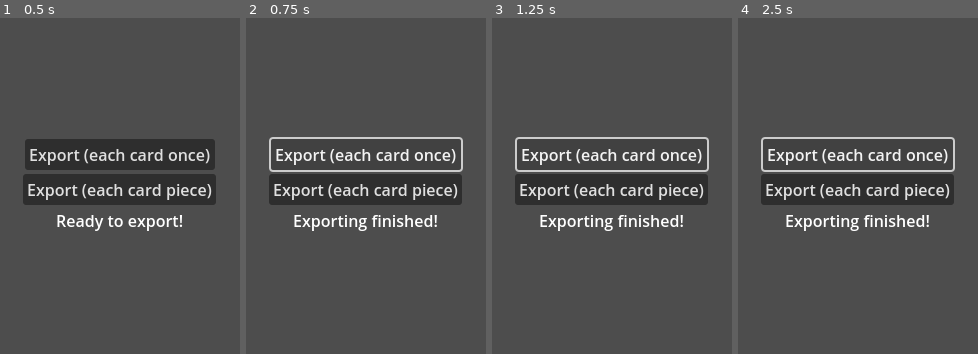
Above: before the commit, frames 1-4 (left to right).
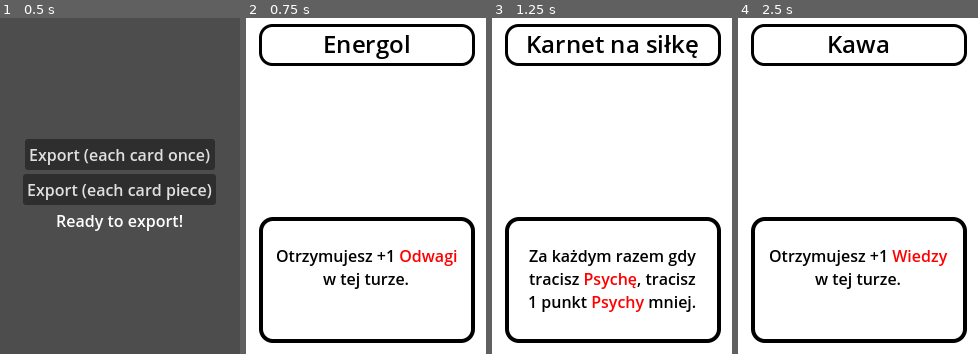
Above: after the commit, the same moments.

Repository: Kris0211/card_gen
Game: Godot game, scene res://Main.tscn
Two runs of this game, one before a commit and one after it. Both use one fixed random seed, a clock stepped at 60 frames per second and the inputs below.
Inputs:
- Up to frame 1 (0.5 s): no input
- Up to frame 2 (0.75 s): click "Export (each card once)" at 0.5 s
- Up to frame 3 (1.25 s): no input
- Up to frame 4 (2.5 s): click "Export (each card piece)" at 1.25 s; click "Export (each card once)" at 2 s

Frame 1 is identical in both runs. In frame 2, 99% of the frame differs, in the area x 0-100%, y 0-100%; in frame 3, 99%; in frame 4, 99%.

Commit message:
cards

Diff:
--- a/Main.gd
+++ b/Main.gd
@@ -2,9 +2,11 @@
 
 var card_paths: Array
 
+@onready var label = $VBC/Label
+
 func _ready():
 	card_paths = CUM.list_files_in_directory("res://cards/")
-	$VBC/Label.text = "Ready to export!"
+	label.text = "Ready to export!"
 
 
 func _on_export_all_button_pressed():
@@ -24,16 +26,16 @@
 
 func _batch_export(include_amount: bool):
 	for card_path in card_paths:
-		$VBC/Label.text = "Exporting: res://cards/" + card_path
+		label.text = "Exporting: res://cards/" + card_path
 		var card_scene := load("res://cards/" + card_path)
 		var card_instance: Node = card_scene.instantiate()
 		add_child(card_instance)
 		if include_amount:
 			for piece in range(card_instance.amount):
 				ToImage.save_to("res://exported/" + card_path.left(-5) + str(piece) + ".png")
-				await get_tree().create_timer(0.01).timeout
+				await get_tree().create_timer(get_process_delta_time() * 10).timeout
 		else:
 			ToImage.save_to("res://exported/" + card_path.left(-5) + ".png")
-			await get_tree().create_timer(0.01).timeout
+			await get_tree().create_timer(get_process_delta_time() * 10).timeout
 		remove_child(card_instance)
-	$VBC/Label.text = "Exporting finished!"
+	label.text = "Exporting finished!"
--- /dev/null
+++ b/cards/Energol.tscn
@@ -0,0 +1,17 @@
+[gd_scene load_steps=2 format=3 uid="uid://c4loj7on84fbb"]
+
+[ext_resource type="PackedScene" uid="uid://b2nm0fw4a8i4t" path="res://logic/BasicCard.tscn" id="1_7bbjx"]
+
+[node name="BasicCard" instance=ExtResource("1_7bbjx")]
+card_name = "Energol"
+card_text = "Otrzymujesz +1 [color=#FF0000]Odwagi[/color]
+w tej turze."
+amount = 15
+
+[node name="Name" parent="." index="1"]
+text = "[center]Energol[/center]"
+
+[node name="CardText" parent="." index="2"]
+text = "
+[center]Otrzymujesz +1 [color=#FF0000]Odwagi[/color]
+w tej turze.[/center]"
--- /dev/null
+++ b/cards/KarnetNaSilke.tscn
@@ -0,0 +1,17 @@
+[gd_scene load_steps=2 format=3 uid="uid://bauii7uu2erc7"]
+
+[ext_resource type="PackedScene" uid="uid://b2nm0fw4a8i4t" path="res://logic/BasicCard.tscn" id="1_1tka1"]
+
+[node name="BasicCard" instance=ExtResource("1_1tka1")]
+card_name = "Karnet na siłkę"
+card_text = "Za każdym razem gdy tracisz [color=#FF0000]Psychę[/color], tracisz
+1 punkt [color=#FF0000]Psychy[/color] mniej."
+amount = 4
+
+[node name="Name" parent="." index="1"]
+text = "[center]Karnet na siłkę[/center]"
+
+[node name="CardText" parent="." index="2"]
+text = "
+[center]Za każdym razem gdy tracisz [color=#FF0000]Psychę[/color], tracisz
+1 punkt [color=#FF0000]Psychy[/color] mniej.[/center]"
--- /dev/null
+++ b/cards/Kawa.tscn
@@ -0,0 +1,17 @@
+[gd_scene load_steps=2 format=3 uid="uid://d1n81yrvgdef8"]
+
+[ext_resource type="PackedScene" uid="uid://b2nm0fw4a8i4t" path="res://logic/BasicCard.tscn" id="1_4ie0c"]
+
+[node name="BasicCard" instance=ExtResource("1_4ie0c")]
+card_name = "Kawa"
+card_text = "Otrzymujesz +1 [color=#FF0000]Wiedzy[/color]
+w tej turze."
+amount = 15
+
+[node name="Name" parent="." index="1"]
+text = "[center]Kawa[/center]"
+
+[node name="CardText" parent="." index="2"]
+text = "
+[center]Otrzymujesz +1 [color=#FF0000]Wiedzy[/color]
+w tej turze.[/center]"
--- /dev/null
+++ b/cards/Kebab.tscn
@@ -0,0 +1,17 @@
+[gd_scene load_steps=2 format=3 uid="uid://cjykkgu7xog6f"]
+
+[ext_resource type="PackedScene" uid="uid://b2nm0fw4a8i4t" path="res://logic/BasicCard.tscn" id="1_tl55i"]
+
+[node name="BasicCard" instance=ExtResource("1_tl55i")]
+card_name = "Kebab"
+card_text = "[color=#FF0000]???[/color]
+"
+amount = 0
+
+[node name="Name" parent="." index="1"]
+text = "[center]Kebab[/center]"
+
+[node name="CardText" parent="." index="2"]
+text = "
+[center][color=#FF0000]???[/color]
+[/center]"
--- /dev/null
+++ b/cards/NotatkiZWykladu.tscn
@@ -0,0 +1,15 @@
+[gd_scene load_steps=2 format=3 uid="uid://tvqn314415v7"]
+
+[ext_resource type="PackedScene" uid="uid://b2nm0fw4a8i4t" path="res://logic/BasicCard.tscn" id="1_yfvvk"]
+
+[node name="BasicCard" instance=ExtResource("1_yfvvk")]
+card_name = "Notatki z wykładu"
+card_text = "Zamień jedną ze swoich kostek na [color=#FF0000]Wiedzę[/color]."
+center_text = null
+amount = 8
+
+[node name="Name" parent="." index="1"]
+text = "[center]Notatki z wykładu[/center]"
+
+[node name="CardText" parent="." index="2"]
+text = "[center]Zamień jedną ze swoich kostek na [color=#FF0000]Wiedzę[/color].[/center]"
--- /dev/null
+++ b/cards/Orenzada.tscn
@@ -0,0 +1,17 @@
+[gd_scene load_steps=2 format=3 uid="uid://kewllcvt57ml"]
+
+[ext_resource type="PackedScene" uid="uid://b2nm0fw4a8i4t" path="res://logic/BasicCard.tscn" id="1_thhc6"]
+
+[node name="BasicCard" instance=ExtResource("1_thhc6")]
+card_name = "Orenżada"
+card_text = "Otrzymujesz +1 [color=#FF0000]Sprytu[/color]
+w tej turze."
+amount = 15
+
+[node name="Name" parent="." index="1"]
+text = "[center]Orenżada[/center]"
+
+[node name="CardText" parent="." index="2"]
+text = "
+[center]Otrzymujesz +1 [color=#FF0000]Sprytu[/color]
+w tej turze.[/center]"
--- /dev/null
+++ b/cards/Pizza.tscn
@@ -0,0 +1,15 @@
+[gd_scene load_steps=2 format=3 uid="uid://bwar2j37ho0q1"]
+
+[ext_resource type="PackedScene" uid="uid://b2nm0fw4a8i4t" path="res://logic/BasicCard.tscn" id="1_oe7ls"]
+
+[node name="BasicCard" instance=ExtResource("1_oe7ls")]
+card_name = "Pizza"
+card_text = "Odnawia 3 [color=#FF0000]Psychy[/color] wszystkim studentom."
+amount = 12
+
+[node name="Name" parent="." index="1"]
+text = "[center]Pizza[/center]"
+
+[node name="CardText" parent="." index="2"]
+text = "
+[center]Odnawia 3 [color=#FF0000]Psychy[/color] wszystkim studentom.[/center]"
--- /dev/null
+++ b/cards/PrzeciekiZKolosa.tscn
@@ -0,0 +1,15 @@
+[gd_scene load_steps=2 format=3 uid="uid://wxwewtrkt0n0"]
+
+[ext_resource type="PackedScene" uid="uid://b2nm0fw4a8i4t" path="res://logic/BasicCard.tscn" id="1_dkemh"]
+
+[node name="BasicCard" instance=ExtResource("1_dkemh")]
+card_name = "Przecieki z kolosa"
+card_text = "Zamień jedną ze swoich kostek na [color=#FF0000]Spryt[/color]."
+amount = 8
+
+[node name="Name" parent="." index="1"]
+text = "[center]Przecieki z kolosa[/center]"
+
+[node name="CardText" parent="." index="2"]
+text = "
+[center]Zamień jedną ze swoich kostek na [color=#FF0000]Spryt[/color].[/center]"
--- /dev/null
+++ b/cards/SzablonEgzaminu.tscn
@@ -0,0 +1,15 @@
+[gd_scene load_steps=2 format=3 uid="uid://8emqjmh4vyop"]
+
+[ext_resource type="PackedScene" uid="uid://b2nm0fw4a8i4t" path="res://logic/BasicCard.tscn" id="1_3vgoc"]
+
+[node name="BasicCard" instance=ExtResource("1_3vgoc")]
+card_name = "Szablon egzaminu"
+card_text = "Zamień jedną ze swoich kostek na [color=#FF0000]Odwagę[/color]."
+amount = 8
+
+[node name="Name" parent="." index="1"]
+text = "[center]Szablon egzaminu[/center]"
+
+[node name="CardText" parent="." index="2"]
+text = "
+[center]Zamień jedną ze swoich kostek na [color=#FF0000]Odwagę[/color].[/center]"
--- /dev/null
+++ b/cards/ZarwanaNocka.tscn
@@ -0,0 +1,15 @@
+[gd_scene load_steps=2 format=3 uid="uid://b818febpbg2yg"]
+
+[ext_resource type="PackedScene" uid="uid://b2nm0fw4a8i4t" path="res://logic/BasicCard.tscn" id="1_q2fgq"]
+
+[node name="BasicCard" instance=ExtResource("1_q2fgq")]
+card_name = "Zarwana nocka"
+card_text = "Tracisz 3 punkty [color=#FF0000]Psychy[/color], ale otrzymujesz +2 do [color=#FF0000]Wiedzy[/color] do końca tury."
+amount = 12
+
+[node name="Name" parent="." index="1"]
+text = "[center]Zarwana nocka[/center]"
+
+[node name="CardText" parent="." index="2"]
+text = "
+[center]Tracisz 3 punkty [color=#FF0000]Psychy[/color], ale otrzymujesz +2 do [color=#FF0000]Wiedzy[/color] do końca tury.[/center]"
--- a/logic/BasicCard.gd
+++ b/logic/BasicCard.gd
@@ -3,6 +3,7 @@
 
 @export var card_name: String
 @export_multiline var card_text: String
+@export var center_text: bool = true
 @export var amount: int = 1
 
 @onready var ref_card_name: RichTextLabel = $Name
@@ -10,4 +11,7 @@
 
 func _process(_delta) -> void:
 	ref_card_name.text = "[center]" + card_name + "[/center]"
-	ref_card_text.text = "\n[center]" + card_text + "[/center]"
+	if center_text:
+		ref_card_text.text = "\n[center]" + card_text + "[/center]"
+	else:
+		ref_card_text.text = "[center]" + card_text + "[/center]"
--- a/logic/StatedCard.gd
+++ b/logic/StatedCard.gd
@@ -16,10 +16,10 @@
 @onready var third_value := $Stats/Stat3/Value
 
 func _process(_delta):
-	super._process(_delta)
+	super(_delta)
 	first_icon.texture = first_stat_icon
 	second_icon.texture = second_stat_icon
 	third_icon.texture = third_stat_icon
-	first_value.text = "[center]" + str(first_stat_value) + "[/center]"
-	second_value.text = "[center]" + str(second_stat_value) + "[/center]"
-	third_value.text = "[center]" + str(third_stat_value) + "[/center]"
+	#first_value.text = "[center]" + str(first_stat_value) + "[/center]"
+	#second_value.text = "[center]" + str(second_stat_value) + "[/center]"
+	#third_value.text = "[center]" + str(third_stat_value) + "[/center]"
--- a/logic/StatedCard.tscn
+++ b/logic/StatedCard.tscn
@@ -80,7 +80,8 @@
 offset_bottom = 33.0
 theme_override_colors/default_color = Color(0, 0, 0, 1)
 bbcode_enabled = true
-text = "[center]0[/center]"
+text = "
+"
 scroll_active = false
 
 [node name="Stat2" type="Control" parent="Stats"]
@@ -103,7 +104,6 @@
 offset_bottom = 28.0
 theme_override_colors/default_color = Color(0, 0, 0, 1)
 bbcode_enabled = true
-text = "[center]0[/center]"
 scroll_active = false
 
 [node name="Stat3" type="Control" parent="Stats"]
@@ -126,5 +126,4 @@
 offset_bottom = 25.0
 theme_override_colors/default_color = Color(0, 0, 0, 1)
 bbcode_enabled = true
-text = "[center]0[/center]"
 scroll_active = false
